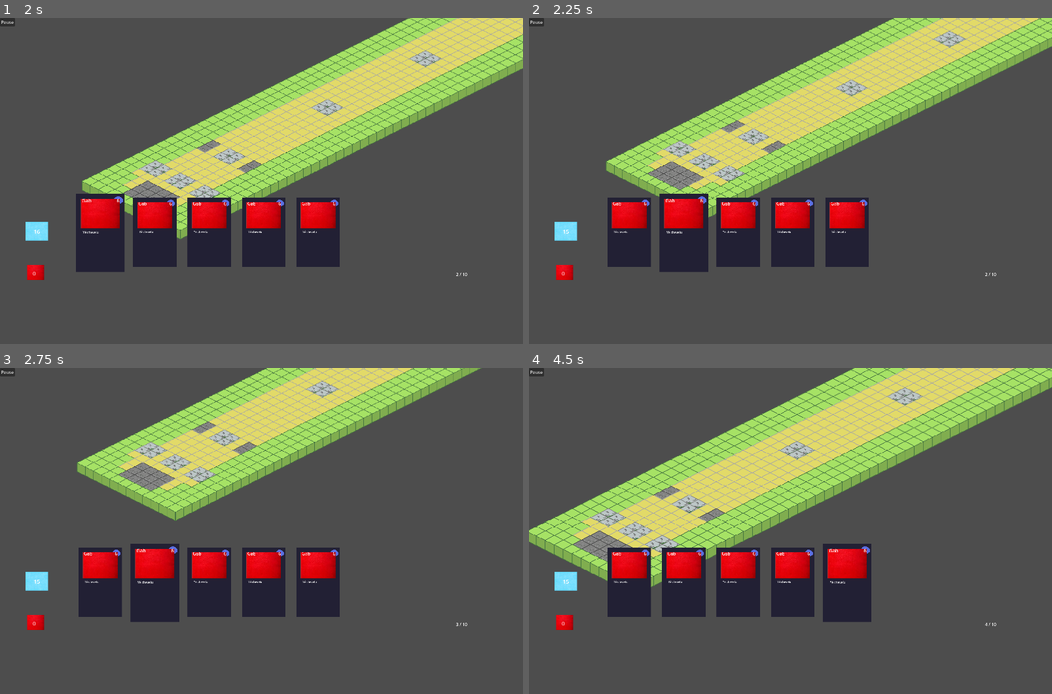
Above: before the commit, frames 1-4 (two rows, left to right).
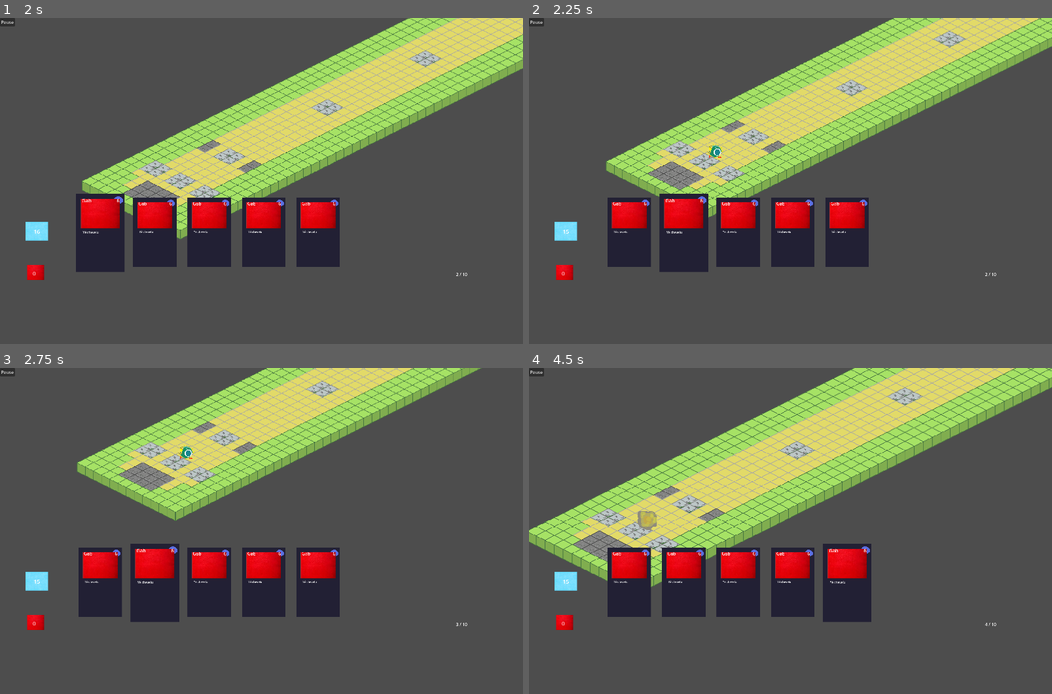
Above: after the commit, the same moments.

Repository: ShroomySquid/LudumDare56
Game: Godot game, scene res://scenes/start_screen.tscn
Same seed, same stepped clock (60 frames per second), same inputs: the game is played once before the commit and once after it.
Inputs (mouse positions are in pixels of both pictures, inside the frame that each line leads up to):
- Up to frame 1 (2 s): click "Start" at 0.5 s; move the mouse to (99, 233) at 1.27 s; hold D (right) from 1.28 s (still down); hold B (B) from 1.28 s (still down)
- Up to frame 2 (2.25 s): move the mouse to (685, 233) at 2.02 s; release D (right) at 2.03 s; release B (B) at 2.03 s; hold S (down) from 2.03 s (still down); tap B (B) at 2.1 s
- Up to frame 3 (2.75 s): keep holding S (down)
- Up to frame 4 (4.5 s): move the mouse to (738, 583) at 2.77 s; release S (down) at 2.78 s; hold D (right) 2.78-3.53 s; hold B (B) 2.78-3.53 s; click (738, 583) at 2.85 s; move the mouse to (790, 583) at 3.52 s; hold W (up) 3.53-4.28 s; right-click (790, 583) at 3.6 s; tap B (B) at 3.8 s; move the mouse to (848, 583) at 4.27 s; hold A (left) from 4.28 s (still down); hold B (B) from 4.28 s (still down); tap Mouse wheel down (WheelDown) at 4.35 s

Frame 1 is identical in both runs. In frame 2, less than 0.1% of the frame differs, in the area x 34-38%, y 38-44%; in frame 3, less than 0.1%; in frame 4, 0.2%, in the area x 20-25%, y 43-50%.

Commit message:
fixed bobomb animation and added features

Diff:
--- a/Scripts/Creatures/bob_omb.gd
+++ b/Scripts/Creatures/bob_omb.gd
@@ -1,7 +1,22 @@
 extends Node2D  # Parent node
 
-var is_walking = false
-var is_attacking = false
+# Signal
+signal creature_killed
+
+# Creature settings
+var is_walking: bool = false
+var is_attacking: bool = false
+var is_facing_down: bool = false
+
+# Creature ressources
+var health = 10 #eg
+
+# Controls for creature assets
+@onready var timer = $Timer
+@onready var timer2 = $SoundTimer
+# Creature assets
+
+
 
 func _ready():
 	pass
@@ -9,17 +24,44 @@
 
 func _process(delta):
 	if is_attacking:
-		$AnimatedSprite2D.play("attacking")
+		if $AnimatedSprite2D.animation != "attack":
+			$AnimatedSprite2D.play("attack")
 	elif is_walking:
-		$AnimatedSprite2D.play("walk")
+		if is_facing_down == false:
+			$AnimatedSprite2D.play("walk_up")
+		else:
+			$AnimatedSprite2D.play("walk_down")
 		# Handle movement logic here
 	else:
-		$AnimatedSprite2D.play("idle")
+		if is_facing_down == false:
+			$AnimatedSprite2D.play("idle_up")
+		else:
+			$AnimatedSprite2D.play("idle_down")
+
+	if Input.is_action_pressed("B"):
+		attack()
 		#$AudioStreamPlayer2D.play()
 
 #func initialize(position: Vector2):
 	#$AnimatedSprite2D.frame.position = position
 
+func attack():
+	is_attacking = true
+	$AnimatedSprite2D.play("attack")
+	$Area2D/CollisionShape2D.set_deferred("disabled", true)
+	timer.start()
+	await timer.timeout
+	$AudioStreamPlayer2D.play()
+	$AnimatedSprite2D.hide()
+	timer2.start()
+	await timer2.timeout
+	SignalManager._on_creature_killed(self)
+
+func take_damage(damage: int):
+	health -= damage
+	if health <= 0:
+		SignalManager._on_creature_killed(self) #attack
+
 # Example function to handle a collision
 func _on_body_entered(body):
 	# Respond to collision with another body (e.g., another creature or player)
--- /dev/null
+++ b/Scripts/autoload/SignalManager.gd
@@ -0,0 +1,8 @@
+extends Node
+
+# Define signals that different scenes can emit
+signal creature_killed
+
+# Send back signal
+func _on_creature_killed(target: Node2D):
+	emit_signal("creature_killed", target)
--- a/Scripts/creature_container.gd
+++ b/Scripts/creature_container.gd
@@ -2,11 +2,17 @@
 
 enum CreatureType {CreatureA, CreatureB, CreatureC }
 
+# Creature assets
 var creature_scenes = {
 	CreatureType.CreatureA: preload("res://scenes/Creatures/bob_omb.tscn")
 }
+
+# Creatures in queue
+var summoned_creatures = []
+
 # Called when the node enters the scene tree for the first time.
 func _ready() -> void:
+	SignalManager.connect("creature_killed", Callable(self,"_on_creature_killed"))
 	pass # Replace with function body.
 
 # Function to spawn a creature
@@ -14,14 +20,13 @@
 	if	creature_type in creature_scenes:
 		var creature_instance = creature_scenes[creature_type].instantiate()
 		add_child(creature_instance)
-		print("Requested before position: ", position)# DEBUG
-		print("Position before of creature: ", creature_instance.position)# DEBUG
+
+		#Set position of the creature relative to map
 		creature_instance.position = position
-		#creature_instance.AnimatedSprite2D.frame.position = position
-		print("Requested after position: ", position)# DEBUG
-		print("Position after of creature: ", creature_instance.position)# DEBUG
 
-		print("Creature type summoned: ", creature_type)# DEBUG
+		# Add the creature to the array
+		summoned_creatures.append(creature_instance)
+
 		return creature_instance
 	else:
 		print("Creature type not found: ", creature_type)
@@ -29,7 +34,10 @@
 # Called every frame. 'delta' is the elapsed time since the previous frame.
 func _process(delta: float) -> void:
 	if Input.is_action_pressed("down"):
-		spawn_creature(CreatureType.CreatureA, Vector2(6, 72)) #TODO: change to position of base
-	if Input.is_action_pressed("B"):
-		self.position += Vector2(10, 0)
+		spawn_creature(CreatureType.CreatureA, Vector2(200, 500)) #TODO: change to position of base
 	pass
+
+func _on_creature_killed(creature_instance):
+	creature_instance.queue_free()
+	#summoned_creatures.erased(creature_instance) #Not sure why this wont work but queue_free does
+	#print("Creature killed and removed from tracking.") #DEBUG
--- a/project.godot
+++ b/project.godot
@@ -18,6 +18,7 @@
 [autoload]
 
 GlobalControl="*res://scenes/Control.tscn"
+SignalManager="*res://Scripts/autoload/SignalManager.gd"
 
 [display]
 
--- a/scenes/Creatures/bob_omb.tscn
+++ b/scenes/Creatures/bob_omb.tscn
@@ -1,53 +1,108 @@
-[gd_scene load_steps=7 format=3 uid="uid://bw3jm4vfeyr5e"]
+[gd_scene load_steps=12 format=3 uid="uid://cr86c1soqsbvr"]
 
 [ext_resource type="Script" path="res://Scripts/Creatures/bob_omb.gd" id="1_cs06k"]
-[ext_resource type="Texture2D" uid="uid://biovuhg534lhk" path="res://Images/TestImages/3web.png" id="2_dq1fl"]
-[ext_resource type="Texture2D" uid="uid://bndcb1rqgauch" path="res://Images/TestImages/4bob.png" id="3_7dquc"]
+[ext_resource type="Texture2D" uid="uid://bcdnpj3i1iup3" path="res://Images/Sprites/Bob_omb/attack_1.png" id="2_17ur0"]
+[ext_resource type="Texture2D" uid="uid://ixpf716itimc" path="res://Images/Sprites/Bob_omb/attack_2.png" id="3_2obgi"]
 [ext_resource type="AudioStream" uid="uid://b53gru5hmafbq" path="res://Sound&Music/Creatures/Bob_omb/-16 bomb.mp3" id="4_c560w"]
+[ext_resource type="Texture2D" uid="uid://djr8opyb76tn1" path="res://Images/Sprites/Bob_omb/walk_down_1.png" id="4_y7cq8"]
+[ext_resource type="Texture2D" uid="uid://cwi3ospd5efbl" path="res://Images/Sprites/Bob_omb/walk_down_2.png" id="5_excon"]
+[ext_resource type="Texture2D" uid="uid://csf2utkkb2u0g" path="res://Images/Sprites/Bob_omb/walk_up_1.png" id="6_tnswd"]
+[ext_resource type="Texture2D" uid="uid://35jkqruqspyw" path="res://Images/Sprites/Bob_omb/walk_up_2.png" id="7_lb0bl"]
+
+[sub_resource type="CircleShape2D" id="CircleShape2D_obp3y"]
+radius = 1.0
 
 [sub_resource type="SpriteFrames" id="SpriteFrames_2q7ib"]
 animations = [{
-"frames": [],
+"frames": [{
+"duration": 1.5,
+"texture": ExtResource("2_17ur0")
+}, {
+"duration": 1.0,
+"texture": ExtResource("3_2obgi")
+}],
 "loop": true,
-"name": &"attacking",
+"name": &"attack",
+"speed": 1.0
+}, {
+"frames": [{
+"duration": 1.0,
+"texture": ExtResource("4_y7cq8")
+}],
+"loop": true,
+"name": &"idle_down",
 "speed": 5.0
 }, {
 "frames": [{
 "duration": 1.0,
-"texture": ExtResource("2_dq1fl")
+"texture": ExtResource("6_tnswd")
+}],
+"loop": true,
+"name": &"idle_up",
+"speed": 5.0
+}, {
+"frames": [{
+"duration": 1.0,
+"texture": ExtResource("4_y7cq8")
 }, {
 "duration": 1.0,
-"texture": ExtResource("3_7dquc")
+"texture": ExtResource("5_excon")
 }],
 "loop": true,
-"name": &"idle",
+"name": &"walk_down",
 "speed": 5.0
 }, {
-"frames": [],
+"frames": [{
+"duration": 1.0,
+"texture": ExtResource("6_tnswd")
+}, {
+"duration": 1.0,
+"texture": ExtResource("7_lb0bl")
+}],
 "loop": true,
-"name": &"walking",
+"name": &"walk_up",
 "speed": 5.0
 }]
 
-[sub_resource type="CircleShape2D" id="CircleShape2D_obp3y"]
+[sub_resource type="CircleShape2D" id="CircleShape2D_ki6wf"]
+radius = 2.0
 
 [node name="Bobomb" type="Node2D"]
-top_level = true
 script = ExtResource("1_cs06k")
 
+[node name="Area2D" type="Area2D" parent="."]
+
+[node name="CollisionShape2D" type="CollisionShape2D" parent="Area2D"]
+z_index = 1
+scale = Vector2(13, 13)
+shape = SubResource("CircleShape2D_obp3y")
+debug_color = Color(0, 1, 0.345098, 0.945098)
+
 [node name="AnimatedSprite2D" type="AnimatedSprite2D" parent="."]
-top_level = true
 z_index = 1
-position = Vector2(-5, -6)
-scale = Vector2(0.0338889, 0.033058)
+use_parent_material = true
 sprite_frames = SubResource("SpriteFrames_2q7ib")
-animation = &"idle"
+animation = &"attack"
+autoplay = "idle_up"
+frame_progress = 0.789656
 centered = false
+offset = Vector2(-16, -16)
+flip_h = true
 
 [node name="AudioStreamPlayer2D" type="AudioStreamPlayer2D" parent="."]
 stream = ExtResource("4_c560w")
 
-[node name="Area2D" type="Area2D" parent="."]
+[node name="DamageArea" type="Area2D" parent="."]
 
-[node name="CollisionShape2D" type="CollisionShape2D" parent="Area2D"]
-shape = SubResource("CircleShape2D_obp3y")
+[node name="DamageCollision" type="CollisionShape2D" parent="DamageArea"]
+scale = Vector2(19, 19)
+shape = SubResource("CircleShape2D_ki6wf")
+debug_color = Color(0.811765, 0.0352941, 0, 0.909804)
+
+[node name="Timer" type="Timer" parent="."]
+wait_time = 1.45
+one_shot = true
+
+[node name="SoundTimer" type="Timer" parent="."]
+wait_time = 0.5
+one_shot = true
--- /dev/null
+++ b/scenes/fire_fist.tscn
@@ -0,0 +1,3 @@
+[gd_scene format=3 uid="uid://uq3pd5toihx1"]
+
+[node name="FireFist" type="Node2D"]
Not shown, added: Images/Sprites/Bob_omb/attack_1.png.import
Not shown, added: Images/Sprites/Bob_omb/attack_2.png.import
Not shown, added: Images/Sprites/Bob_omb/walk_down_1.png.import
Not shown, added: Images/Sprites/Bob_omb/walk_down_2.png.import
Not shown, added: Images/Sprites/Bob_omb/walk_up_1.png.import
Not shown, added: Images/Sprites/Bob_omb/walk_up_2.png.import
Not shown, added: Images/Sprites/Fire_fists/Walk_down_1.png.import
Not shown, added: Images/Sprites/Fire_fists/Walk_down_2.png.import
Not shown, added: Images/Sprites/Fire_fists/Walk_up_1.png.import
Not shown, added: Images/Sprites/Fire_fists/Walk_up_2.png.import
Not shown, added: Images/Sprites/Fire_fists/attack_down_1.png.import
Not shown, added: Images/Sprites/Fire_fists/attack_down_2.png.import
(and 9 more such lines)
